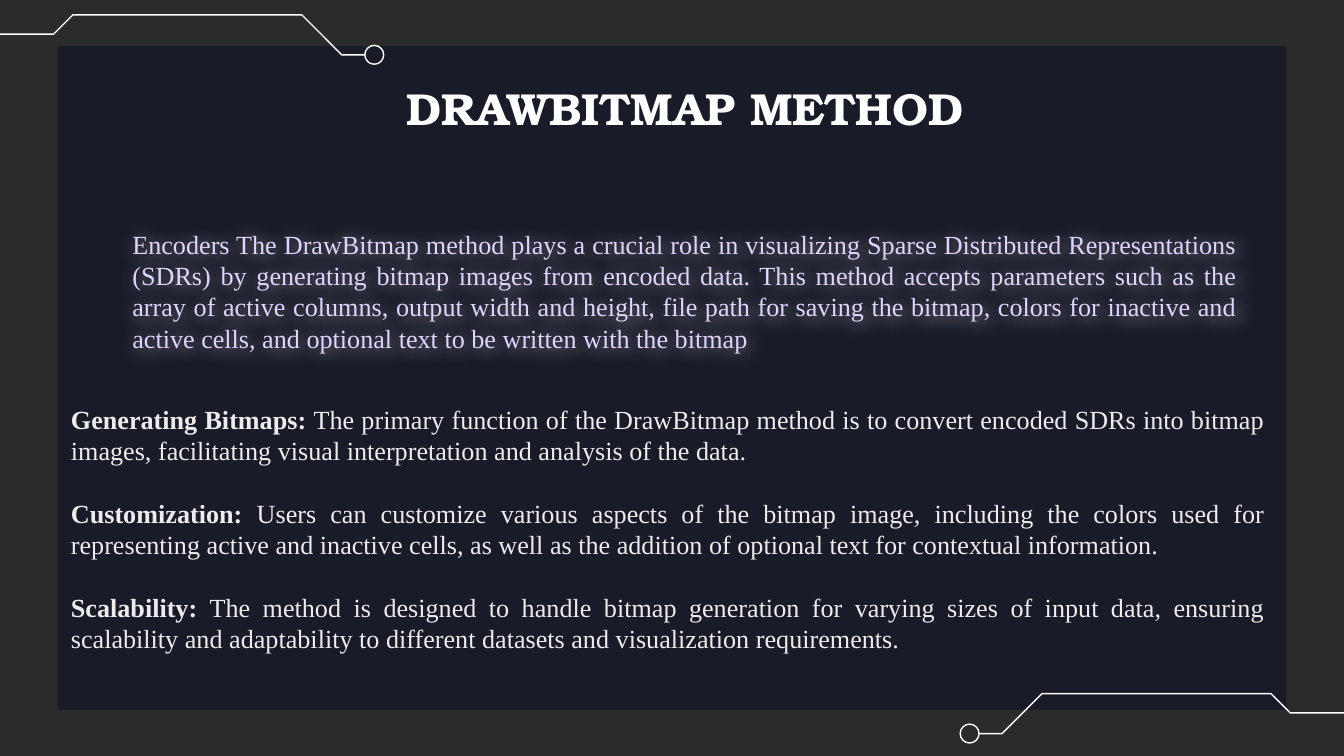
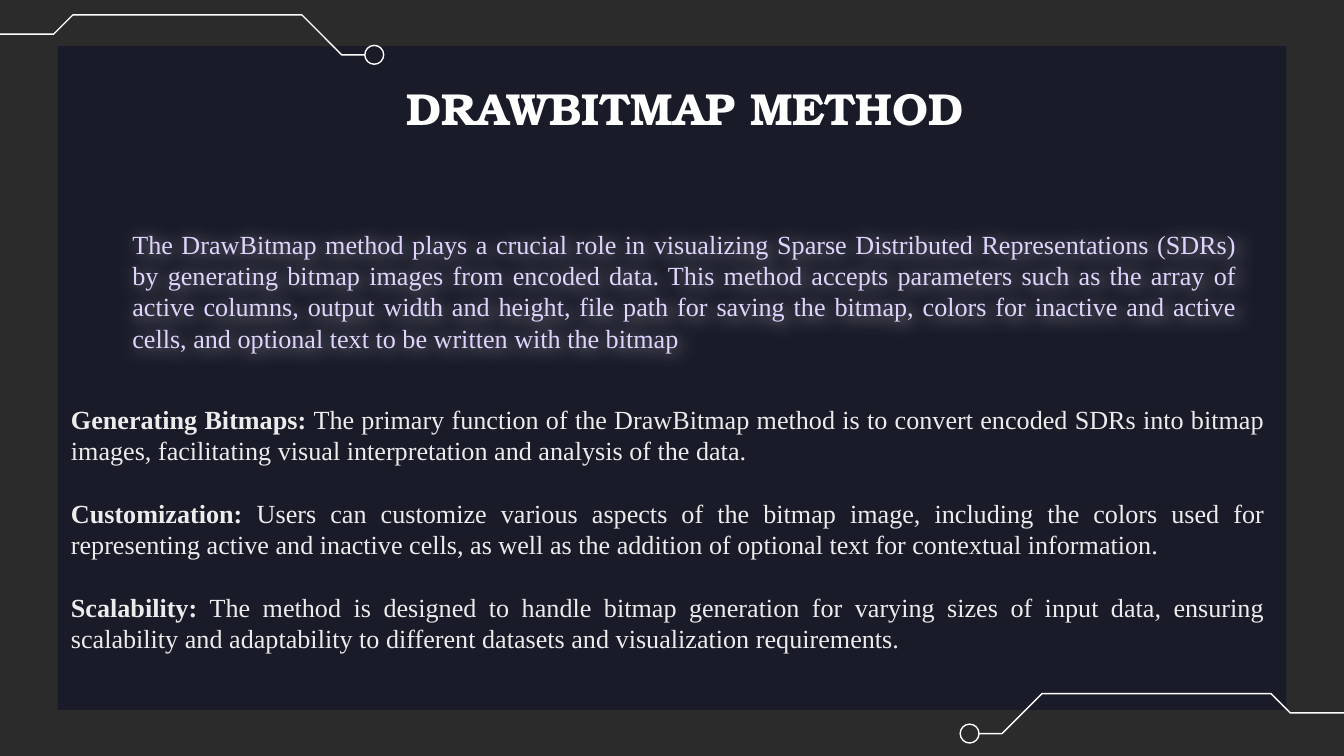
Before and after one commit to Yatish0/neocortexapi_Team_PY, a slide deck: slide 6 of source/Samples/Project Documentation/Improve_Samples_And_Documentation_For_SDR_Representation(SDR To Bitmap)_Team_PY.pptx. Drawn at 1344x756 pixels with LibreOffice and Linux fonts; fonts in the diff are those of the drawing; background and template pictures are left out; a plain dark background stands for a picture behind light text. Boxes give left, top, right and bottom in pixels: in the first picture for what was removed or moved away, otherwise in the second. Text is boxed around its words. In the diff, an @@ line names an element or a change of style, - is before the commit and + after.

```diff
--- a/source/Samples/Project Documentation/Improve_Samples_And_Documentation_For_SDR_Representation(SDR To Bitmap)_Team_PY.pptx
+++ b/source/Samples/Project Documentation/Improve_Samples_And_Documentation_For_SDR_Representation(SDR To Bitmap)_Team_PY.pptx
@@ text at (132,236,1236,354): text changed @@
-Encoders The DrawBitmap method plays a crucial role in visualizing Sparse Distributed Representations (SDRs) by generating bitmap images from encoded data. This method accepts parameters such as the array of active columns, output width and height, file path for saving the bitmap, colors for inactive and active cells, and optional text to be written with the bitmap
+The DrawBitmap method plays a crucial role in visualizing Sparse Distributed Representations (SDRs) by generating bitmap images from encoded data. This method accepts parameters such as the array of active columns, output width and height, file path for saving the bitmap, colors for inactive and active cells, and optional text to be written with the bitmap
```
Also in this commit, not shown: 5 other slides changed, 2 slides added, 3 other files.
